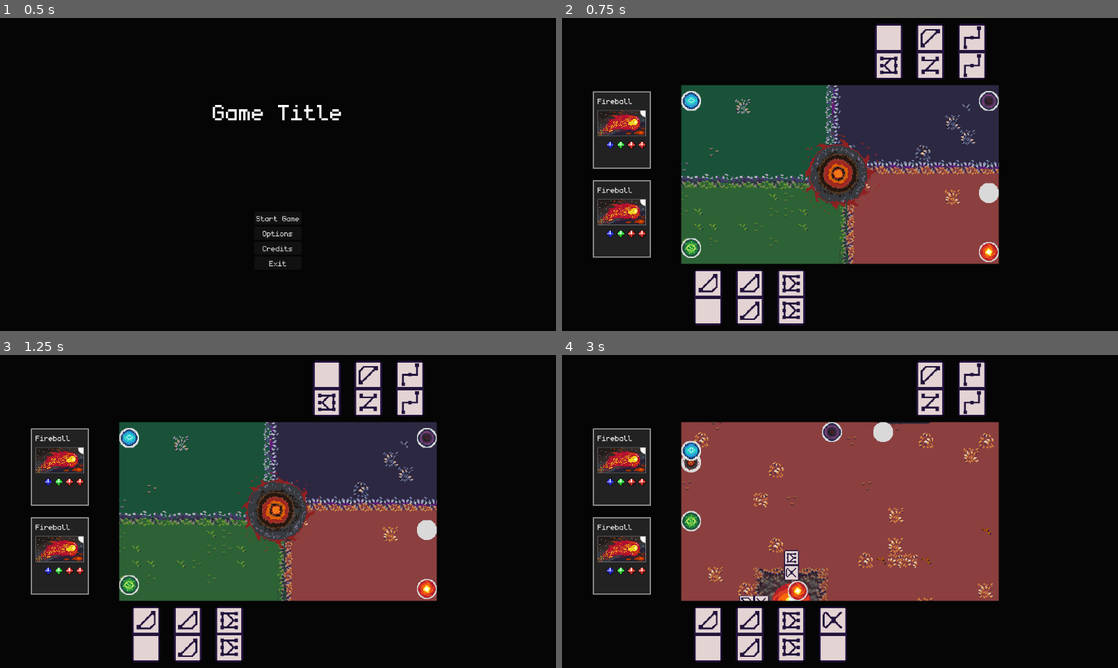
Above: before the commit, frames 1-4 (two rows, left to right).
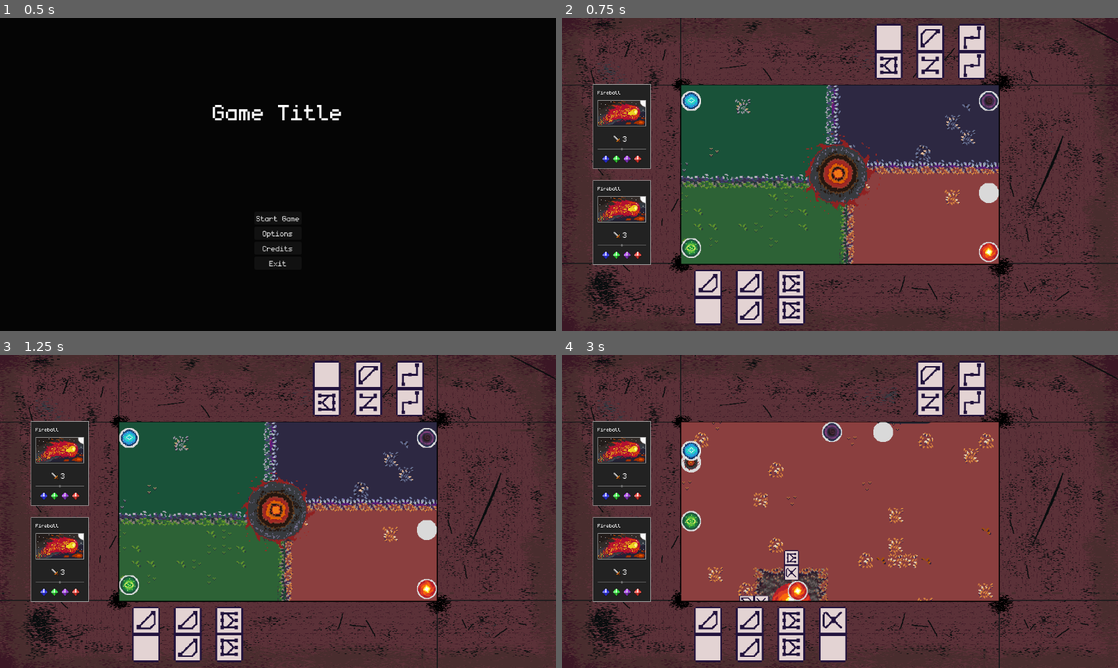
Above: after the commit, the same moments.

Repository: Juanxpeke/GD-BR2024
Game: Godot game, scene res://Core/GUI/MainMenu/main_menu.tscn
Same seed, same stepped clock (60 frames per second), same inputs: the game is played once before the commit and once after it. The engine's default icon, where the game draws it, is replaced by a stand-in: a white triangle on a blue panel in a dark square.
Inputs (mouse positions are in pixels of both pictures, inside the frame that each line leads up to):
- Up to frame 1 (0.5 s): no input
- Up to frame 2 (0.75 s): click "Start Game" at 0.5 s
- Up to frame 3 (1.25 s): no input
- Up to frame 4 (3 s): drag from (840, 511) to (990, 530) at 1.27 s; drag from (990, 570) to (884, 439) at 2.02 s; move the mouse to (884, 433) at 2.77 s; hold Mouse wheel up (wheel_up) from 2.78 s (still down); click (884, 433) at 2.92 s

Frame 1 is identical in both runs. In frame 2, 56% of the frame differs, in the area x 0-100%, y 0-100%; in frame 3, 56%; in frame 4, 56%.

Commit message:
Added skills basic system

Diff:
--- a/Core/GUI/HUD/SkillCard/skill_card_mini.gd
+++ b/Core/GUI/HUD/SkillCard/skill_card_mini.gd
@@ -6,6 +6,7 @@
 
 @onready var skill_name := %SkillName
 @onready var skill_sprite := %SkillSprite
+@onready var skill_effects_container := %SkillEffectsContainer
 @onready var skill_manas_container := %SkillManasContainer
 
 # Private
@@ -33,6 +34,7 @@
 	var skill = entity.current_skills[skill_index]
 	skill_name.text = skill.name
 	skill_sprite.texture = skill.sprite
+	skill_effects_container.set_skill(skill)
 	skill_manas_container.set_skill(skill)
 
 
--- a/Core/GUI/HUD/SkillCard/skill_card_mini.tscn
+++ b/Core/GUI/HUD/SkillCard/skill_card_mini.tscn
@@ -1,9 +1,11 @@
-[gd_scene load_steps=11 format=3 uid="uid://dj013gmicpep1"]
+[gd_scene load_steps=13 format=3 uid="uid://dj013gmicpep1"]
 
 [ext_resource type="Script" path="res://Core/GUI/HUD/SkillCard/skill_card_mini.gd" id="1_q0p3j"]
 [ext_resource type="Texture2D" uid="uid://jlryjbt7mgau" path="res://icon.svg" id="2_27xj0"]
 [ext_resource type="PackedScene" uid="uid://crbi86vm6gtgj" path="res://Core/GUI/HUD/SkillCard/skill_manas_container.tscn" id="3_5mcqm"]
+[ext_resource type="PackedScene" uid="uid://0obyr33apul1" path="res://Core/GUI/HUD/SkillCard/skill_effects_container.tscn" id="3_hctq1"]
 [ext_resource type="PackedScene" uid="uid://2s25gm30b2bh" path="res://Core/GUI/HUD/SkillCard/skill_mana_icon.tscn" id="4_e82dp"]
+[ext_resource type="Texture2D" uid="uid://75d0pmc8ao50" path="res://Core/GUI/HUD/SkillCard/separator_texture.png" id="4_m7wxq"]
 [ext_resource type="Texture2D" uid="uid://sfvu44a2mvcy" path="res://Core/GUI/HUD/SkillCard/ManaSprites/arcane_mana_gem_mini.png" id="5_okfsc"]
 [ext_resource type="Texture2D" uid="uid://c60yeykxpogiq" path="res://Core/GUI/HUD/SkillCard/ManaSprites/dark_mana_gem_mini.png" id="6_hp1ks"]
 [ext_resource type="Texture2D" uid="uid://dedaudi2mejdw" path="res://Core/GUI/HUD/SkillCard/ManaSprites/inferno_mana_gem_mini.png" id="7_2bq70"]
@@ -15,10 +17,10 @@
 content_margin_right = 10.0
 content_margin_bottom = 10.0
 bg_color = Color(0.133333, 0.133333, 0.133333, 1)
-border_width_left = 2
-border_width_top = 2
-border_width_right = 2
-border_width_bottom = 2
+border_width_left = 1
+border_width_top = 1
+border_width_right = 1
+border_width_bottom = 1
 border_color = Color(0.647059, 0.647059, 0.647059, 1)
 
 [sub_resource type="StyleBoxFlat" id="StyleBoxFlat_g56n0"]
@@ -27,11 +29,11 @@
 border_width_top = 1
 border_width_right = 1
 border_width_bottom = 1
-border_color = Color(0.458824, 0.458824, 0.458824, 1)
+border_color = Color(0.647059, 0.647059, 0.647059, 1)
 
 [node name="SkillCardMini" type="PanelContainer"]
 texture_filter = 1
-custom_minimum_size = Vector2(120, 160)
+custom_minimum_size = Vector2(120, 175)
 mouse_default_cursor_shape = 2
 theme_override_styles/panel = SubResource("StyleBoxFlat_7hrrv")
 script = ExtResource("1_q0p3j")
@@ -39,23 +41,27 @@
 [node name="SkillCardMiniContainer" type="VBoxContainer" parent="."]
 layout_mode = 2
 mouse_default_cursor_shape = 2
+theme_override_constants/separation = 16
+
+[node name="SkillTopContainer" type="VBoxContainer" parent="SkillCardMiniContainer"]
+layout_mode = 2
 theme_override_constants/separation = 10
 
-[node name="SkillName" type="Label" parent="SkillCardMiniContainer"]
+[node name="SkillName" type="Label" parent="SkillCardMiniContainer/SkillTopContainer"]
 unique_name_in_owner = true
 layout_mode = 2
 mouse_default_cursor_shape = 2
-theme_override_font_sizes/font_size = 24
+theme_override_font_sizes/font_size = 16
 text = "Skill Name"
 text_overrun_behavior = 3
 
-[node name="SkillSpriteContainer" type="PanelContainer" parent="SkillCardMiniContainer"]
+[node name="SkillSpriteContainer" type="PanelContainer" parent="SkillCardMiniContainer/SkillTopContainer"]
 layout_mode = 2
 mouse_filter = 1
 mouse_default_cursor_shape = 2
 theme_override_styles/panel = SubResource("StyleBoxFlat_g56n0")
 
-[node name="SkillSprite" type="TextureRect" parent="SkillCardMiniContainer/SkillSpriteContainer"]
+[node name="SkillSprite" type="TextureRect" parent="SkillCardMiniContainer/SkillTopContainer/SkillSpriteContainer"]
 unique_name_in_owner = true
 custom_minimum_size = Vector2(98, 52)
 layout_mode = 2
@@ -64,7 +70,21 @@
 expand_mode = 1
 stretch_mode = 4
 
-[node name="SkillManasContainer" parent="SkillCardMiniContainer" instance=ExtResource("3_5mcqm")]
+[node name="SkillMainContainer" type="VBoxContainer" parent="SkillCardMiniContainer"]
+layout_mode = 2
+theme_override_constants/separation = 10
+
+[node name="SkillEffectsContainer" parent="SkillCardMiniContainer/SkillMainContainer" instance=ExtResource("3_hctq1")]
+unique_name_in_owner = true
+custom_minimum_size = Vector2(0, 0)
+layout_mode = 2
+mouse_default_cursor_shape = 2
+
+[node name="TextureRect" type="TextureRect" parent="SkillCardMiniContainer/SkillMainContainer"]
+layout_mode = 2
+texture = ExtResource("4_m7wxq")
+
+[node name="SkillManasContainer" parent="SkillCardMiniContainer/SkillMainContainer" instance=ExtResource("3_5mcqm")]
 unique_name_in_owner = true
 layout_mode = 2
 mouse_default_cursor_shape = 2
--- /dev/null
+++ b/Core/GUI/HUD/SkillCard/skill_effect_information.gd
@@ -0,0 +1,19 @@
+class_name SkillEffectInformation
+extends Control
+
+@onready var skill_effect_icon := %SkillEffectIcon
+@onready var skill_effect_value := %SkillEffectValue
+
+# Private
+
+# Called when the node enters the scene tree for the first time.
+func _ready() -> void:
+	pass # Replace with function body.
+
+
+# Public
+
+# Sets the related effect
+func set_effect(effect : Effect) -> void:
+	skill_effect_icon.texture = effect.icon
+	skill_effect_value.text = str(effect.value)
--- /dev/null
+++ b/Core/GUI/HUD/SkillCard/skill_effect_information.tscn
@@ -0,0 +1,20 @@
+[gd_scene load_steps=2 format=3 uid="uid://vgmelqryf1ru"]
+
+[ext_resource type="Script" path="res://Core/GUI/HUD/SkillCard/skill_effect_information.gd" id="1_pl0q2"]
+
+[node name="SkillEffectInformation" type="HBoxContainer"]
+script = ExtResource("1_pl0q2")
+
+[node name="SkillEffectIcon" type="TextureRect" parent="."]
+unique_name_in_owner = true
+custom_minimum_size = Vector2(16, 16)
+layout_mode = 2
+size_flags_vertical = 8
+expand_mode = 1
+stretch_mode = 5
+
+[node name="SkillEffectValue" type="Label" parent="."]
+unique_name_in_owner = true
+custom_minimum_size = Vector2(16, 17)
+layout_mode = 2
+theme_override_font_sizes/font_size = 24
--- /dev/null
+++ b/Core/GUI/HUD/SkillCard/skill_effects_container.gd
@@ -0,0 +1,26 @@
+class_name SkillEffectsContainer
+extends Control
+
+@export var effect_information_scene : PackedScene
+
+# Private
+
+# Called when the node enters the scene tree for the first time
+func _ready() -> void:
+	pass # Replace with function body
+
+
+# Public
+
+# Sets the effects container related skill
+func set_skill(skill : Skill) -> void:
+	for effect_information in get_children():
+		remove_child(effect_information)
+		effect_information.queue_free()
+
+	var effects = skill.effects
+
+	for effect in effects:
+		var effect_information = effect_information_scene.instantiate()
+		add_child(effect_information)
+		effect_information.set_effect(effect)
--- /dev/null
+++ b/Core/GUI/HUD/SkillCard/skill_effects_container.tscn
@@ -0,0 +1,11 @@
+[gd_scene load_steps=3 format=3 uid="uid://0obyr33apul1"]
+
+[ext_resource type="Script" path="res://Core/GUI/HUD/SkillCard/skill_effects_container.gd" id="1_an7m6"]
+[ext_resource type="PackedScene" uid="uid://vgmelqryf1ru" path="res://Core/GUI/HUD/SkillCard/skill_effect_information.tscn" id="2_wymml"]
+
+[node name="SkillEffectsContainer" type="HBoxContainer"]
+custom_minimum_size = Vector2(0, 24)
+theme_override_constants/separation = 12
+alignment = 1
+script = ExtResource("1_an7m6")
+effect_information_scene = ExtResource("2_wymml")
--- a/Core/GUI/HUD/SkillCard/skill_manas_container.gd
+++ b/Core/GUI/HUD/SkillCard/skill_manas_container.gd
@@ -14,7 +14,7 @@
 
 # Public
 
-# Sets the manas icons container related skill
+# Sets the manas container related skill
 func set_skill(skill : Skill) -> void:
 	for mana_icon in get_children():
 		remove_child(mana_icon)
@@ -25,5 +25,5 @@
 	for mana_type in range(manas.size()):
 		for mana_count in range(manas[mana_type]):
 			var mana_icon = mana_icon_scene.instantiate()
+			add_child(mana_icon)
 			mana_icon.texture = manas_icons[mana_type]
-			add_child(mana_icon)
--- a/Core/GUI/HUD/SkillCard/skill_manas_container.tscn
+++ b/Core/GUI/HUD/SkillCard/skill_manas_container.tscn
@@ -3,5 +3,5 @@
 [ext_resource type="Script" path="res://Core/GUI/HUD/SkillCard/skill_manas_container.gd" id="1_yop3l"]
 
 [node name="SkillManasContainer" type="HBoxContainer"]
-alignment = 2
+alignment = 1
 script = ExtResource("1_yop3l")
--- a/Core/GUI/HUD/hud.tscn
+++ b/Core/GUI/HUD/hud.tscn
@@ -1,11 +1,23 @@
-[gd_scene load_steps=4 format=3 uid="uid://jh607gdfdrer"]
+[gd_scene load_steps=5 format=3 uid="uid://jh607gdfdrer"]
 
 [ext_resource type="Script" path="res://Core/GUI/HUD/hud.gd" id="1_qpqr3"]
 [ext_resource type="Script" path="res://Core/GUI/HUD/player_interface.gd" id="2_ld556"]
+[ext_resource type="Texture2D" uid="uid://b42ltriordeip" path="res://Core/Match/match_background.png" id="2_xj4la"]
 [ext_resource type="PackedScene" uid="uid://b7i2ovwmia6ng" path="res://Core/GUI/HUD/SkillCard/skills_container.tscn" id="3_6ceub"]
 
 [node name="HUD" type="CanvasLayer"]
+layer = -1
 script = ExtResource("1_qpqr3")
+
+[node name="Background" type="TextureRect" parent="."]
+anchors_preset = 15
+anchor_right = 1.0
+anchor_bottom = 1.0
+grow_horizontal = 2
+grow_vertical = 2
+mouse_filter = 2
+texture = ExtResource("2_xj4la")
+expand_mode = 1
 
 [node name="PlayerInterface" type="Control" parent="." node_paths=PackedStringArray("skills_container")]
 unique_name_in_owner = true
--- a/Core/Match/match.tscn
+++ b/Core/Match/match.tscn
@@ -11,8 +11,8 @@
 
 [node name="Match" type="Node"]
 script = ExtResource("1_4yfw0")
-metadata/_edit_vertical_guides_ = [247.0, -74.0]
-metadata/_edit_horizontal_guides_ = [137.0, 510.0, 240.0]
+metadata/_edit_vertical_guides_ = [246.0]
+metadata/_edit_horizontal_guides_ = [138.0, 510.0]
 
 [node name="PanelContainer" type="PanelContainer" parent="."]
 anchors_preset = 8
--- /dev/null
+++ b/Global/Skills/Effects/damage_effect.gd
@@ -0,0 +1,15 @@
+class_name DamageEffect
+extends Effect
+
+# Private
+
+# Constructor
+func _init() -> void:
+	icon = load("res://Global/Skills/Effects/damage_effect_icon.png")
+
+
+# Public
+
+# Applies this effect
+func apply() -> void:
+	GameManager.current_match.get_previous_turn_owner().subtract_current_health(int(value))
--- /dev/null
+++ b/Global/Skills/Effects/effect.gd
@@ -0,0 +1,12 @@
+class_name Effect
+extends Resource
+
+@export var value : float = 0.0
+
+var icon : Texture2D
+
+# Public
+
+# Applies this effect
+func apply() -> void:
+	assert(false, 'This function needs to be implemented in the child class')
--- /dev/null
+++ b/Global/Skills/Effects/healing_effect.gd
@@ -0,0 +1,8 @@
+class_name HealingEffect
+extends Effect
+
+# Public
+
+# Applies this effect
+func apply() -> void:
+	GameManager.current_match.get_turn_owner().add_current_health(int(value))
--- a/Global/Skills/Fireball/fireball.tres
+++ b/Global/Skills/Fireball/fireball.tres
@@ -1,11 +1,18 @@
-[gd_resource type="Resource" script_class="Skill" load_steps=3 format=3 uid="uid://d30dpm2id3036"]
+[gd_resource type="Resource" script_class="Skill" load_steps=5 format=3 uid="uid://d30dpm2id3036"]
 
+[ext_resource type="Script" path="res://Global/Skills/Effects/damage_effect.gd" id="1_15ksu"]
 [ext_resource type="Script" path="res://Global/Skills/skill.gd" id="1_rvk3j"]
 [ext_resource type="Texture2D" uid="uid://chld1mwu7sbc5" path="res://Global/Skills/Fireball/fireball.png" id="2_0qtje"]
+
+[sub_resource type="Resource" id="Resource_fmrvn"]
+script = ExtResource("1_15ksu")
+value = 3.0
 
 [resource]
 script = ExtResource("1_rvk3j")
 name = "Fireball"
+sprite = ExtResource("2_0qtje")
 description = ""
-manas_needed = Array[int]([1, 1, 0, 2])
-sprite = ExtResource("2_0qtje")
+effects = Array[Resource("res://Global/Skills/Effects/effect.gd")]([SubResource("Resource_fmrvn")])
+manas_needed = Array[int]([1, 1, 1, 1])
+maximum_repetitions = -1
--- a/Global/Skills/skill.gd
+++ b/Global/Skills/skill.gd
@@ -2,15 +2,17 @@
 extends Resource
 
 @export var name : String
+@export var sprite : Texture2D
 @export_multiline var description : String
+@export var effects : Array[Effect]
 @export var manas_needed : Array[int] = [0, 0, 0, 0]
-@export var sprite : Texture2D
 @export var maximum_repetitions : int = -1 # Times this skill can be selected from the pool, -1 means infinite
 
 var current_repetitions : int = 0
 
 # Public
 
-# Applies the skill effect
-func apply_effect() -> void:
-	pass
+# Applies the skill effects
+func apply_effects() -> void:
+	for effect in effects:
+		effect.apply()
Binary file changed: Core/GUI/HUD/SkillCard/ManaSprites/arcane_mana_gem_mini.png
Binary file changed: Core/GUI/HUD/SkillCard/ManaSprites/dark_mana_gem_mini.png
Binary file changed: Core/GUI/HUD/SkillCard/ManaSprites/inferno_mana_gem_mini.png
Binary file changed: Core/GUI/HUD/SkillCard/ManaSprites/nature_mana_gem_mini.png
Binary file added: Core/GUI/HUD/SkillCard/separator_texture.png
Not shown: 1 places in Core/World/BackgroundBoard/background_board.tres that only renumber resources
Binary file added: Global/Skills/Effects/damage_effect_icon.png
